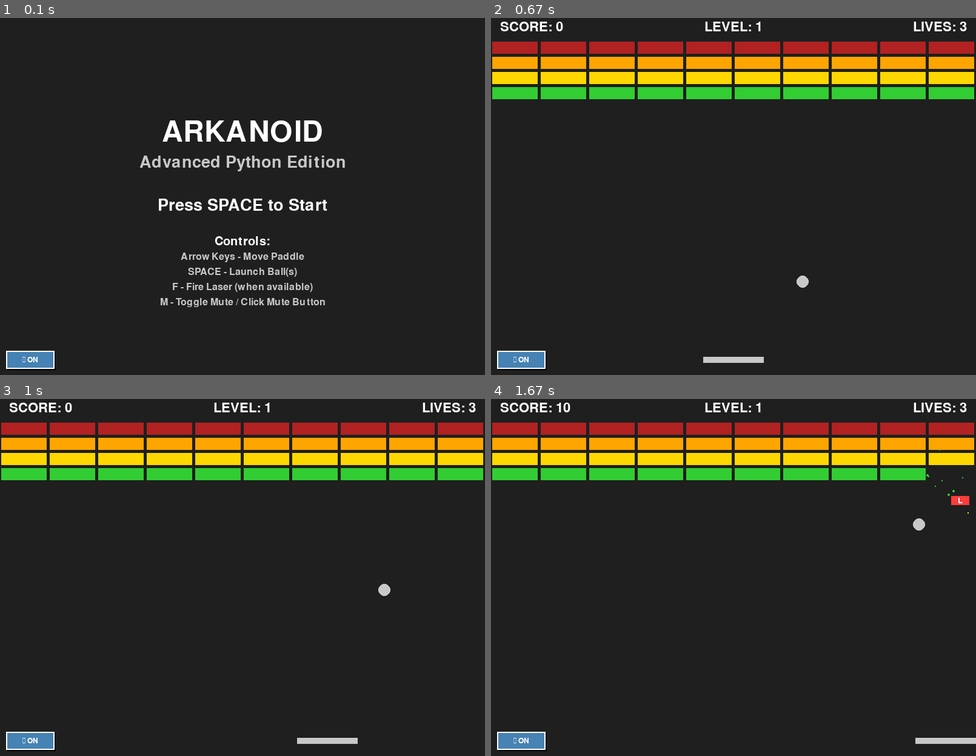
Above: before the commit, frames 1-4 (two rows, left to right).
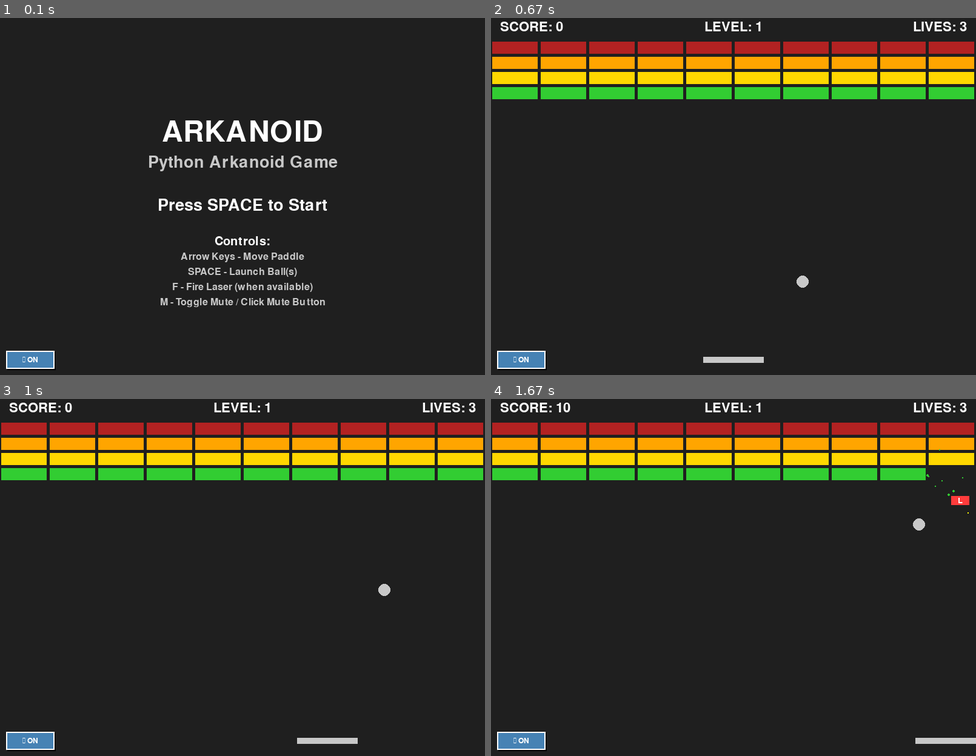
Above: after the commit, the same moments.

Repository: MaxmudovMaqsudbek/pygame
Game: pygame game, started from pygame-arkanoid/work/main.py
The game is run twice, just before and just after one commit, with the same random seed, the same clock (stepped at 60 frames per second) and the same inputs.
Inputs:
- Up to frame 1 (0.1 s): no input
- Up to frame 2 (0.67 s): tap Space at 0.33 s
- Up to frame 3 (1 s): hold Right from 0.67 s (still down); tap Space at 0.73 s
- Up to frame 4 (1.67 s): tap Space at 1.03, 1.23, 1.53 s; release Right at 1.13 s; hold Right 1.17-1.63 s

The runs differ from the first frame. In frame 1, 0.9% of the frame differs, in the area x 28-72%, y 38-43%; in frame 2, nothing differs; in frame 3, nothing differs; in frame 4, nothing differs.

Commit message:
Codes updated and also the better guidance added for README.md

Diff:
--- a/pygame-arkanoid/work/main.py
+++ b/pygame-arkanoid/work/main.py
@@ -478,7 +478,7 @@
         title_rect = title_surface.get_rect(center=(self.screen_width / 2, self.screen_height / 2 - 100))
         self.screen.blit(title_surface, title_rect)
 
-        subtitle_surface = self.game_font.render("Advanced Python Edition", True, (200, 200, 200))
+        subtitle_surface = self.game_font.render("Python Arkanoid Game", True, (200, 200, 200))
         subtitle_rect = subtitle_surface.get_rect(center=(self.screen_width / 2, self.screen_height / 2 - 50))
         self.screen.blit(subtitle_surface, subtitle_rect)
 
Not shown, changed: pygame-arkanoid/README.md
Not shown, changed: pygame-arkanoid/work/README.md
Not shown, changed: pygame-arkanoid/work/ADVANCED_FEATURES.md
Not shown, removed: pygame-arkanoid/work/ADVANCED_IMPROVEMENTS.md
Not shown, removed: pygame-arkanoid/work/MUTE_FIX_SUMMARY.md
